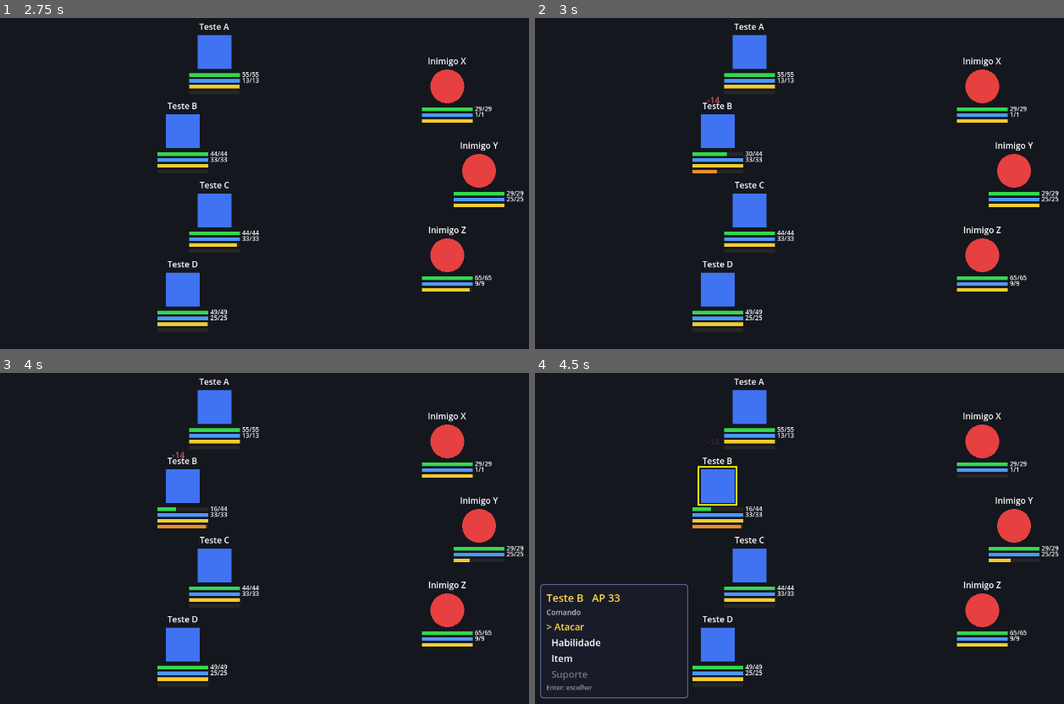
Above: before the commit, frames 1-4 (two rows, left to right).
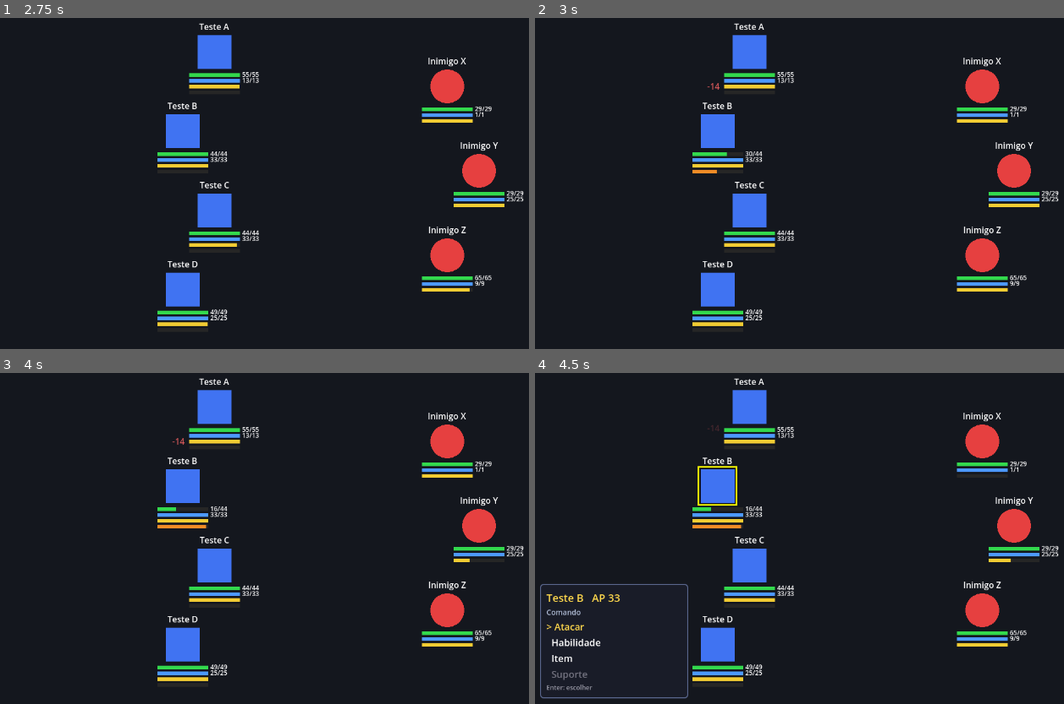
Above: after the commit, the same moments.

Repository: alexzjss/vat
Game: Godot game, scene res://battle/battle_scene.tscn
Same seed, same stepped clock (60 frames per second), same inputs: the game is played once before the commit and once after it. This scene is started directly instead of the project's main scene.
Inputs (mouse positions are in pixels of both pictures, inside the frame that each line leads up to):
- Up to frame 1 (2.75 s): tap Enter (interact) at 0.5, 2 s; move the mouse to (481, 150) at 0.52 s; hold Right (move_right) 0.53-1.25 s; hold Q (flee) 0.53-1.25 s; click (481, 150) at 0.67 s; tap Space at 0.77, 1.25 s; drag from (195, 190) to (296, 246) at 1.27 s; move the mouse to (396, 87) at 2.02 s; hold Right (move_right) from 2.03 s (still down); hold Shift (run) from 2.03 s (still down)
- Up to frame 2 (3 s): release Right (move_right) at 2.75 s; release Shift (run) at 2.75 s; tap Space at 2.75 s; drag from (831, 246) to (661, 113) at 2.77 s
- Up to frame 3 (4 s): tap Enter (interact) at 3.5 s; move the mouse to (outside the picture) at 3.52 s; hold Left (move_left) from 3.53 s (still down); tap Ctrl at 3.6 s; tap Space at 3.77 s
- Up to frame 4 (4.5 s): release Left (move_left) at 4.25 s; drag from (661, 468) to (762, 429) at 4.27 s

Frame 1 is identical in both runs. In frame 2, less than 0.1% of the frame differs, in the area x 32-35%, y 19-26%; in frame 3, less than 0.1%; in frame 4, less than 0.1%.

Commit message:
fix(ui): rotulo SANG e popup acima do nome
Co-Authored-By: Claude Sonnet 5.5 <noreply@anthropic.com>

Diff:
--- a/game/battle/combatant_view.gd
+++ b/game/battle/combatant_view.gd
@@ -24,6 +24,8 @@
 const SELF_DAMAGE_COLOR: Color = Color(1.0, 0.55, 0.45)
 ## Altura (acima do numero) do rotulo de afinidade / nome do efeito.
 const LABEL_LIFT: float = 22.0
+## Os numeros comecam acima do nome e da linha Protegido/Preparando (valor de teste).
+const POPUP_RISE: float = 26.0
 const STATUS_LABELS: Dictionary[StatusDef.Kind, String] = {
 	StatusDef.Kind.POISON: "VEN",
 	StatusDef.Kind.SLEEP: "SONO",
@@ -37,6 +39,7 @@
 	StatusDef.Kind.SILENCE: "SIL",
 	StatusDef.Kind.BLIND: "CEG",
 	StatusDef.Kind.REGEN: "REG",
+	StatusDef.Kind.BLEED: "SANG",
 }
 ## Buff/debuff: abreviação do atributo + sinal da potência (FOR+, VEL-...).
 const ATTR_LABELS: Dictionary[StringName, String] = {
@@ -206,7 +209,7 @@
 	var label := Label.new()
 	label.text = text
 	label.modulate = color
-	label.position = Vector2(-20.0, -SIZE - lift)
+	label.position = Vector2(-20.0, -SIZE - POPUP_RISE - lift)
 	add_child(label)
 	var tw: Tween = label.create_tween()
 	tw.tween_property(label, "position:y", label.position.y - 40.0, 0.8)
--- a/game/tests/test_element_ui.gd
+++ b/game/tests/test_element_ui.gd
@@ -138,6 +138,12 @@
 	var v: CombatantView = _view()
 	v.show_bleed(6)
 	assert_eq(_texts(v), ["-6", "Sangramento"] as Array[String])
+
+func test_bleed_status_has_a_short_hud_label_and_a_menu_name() -> void:
+	var s: StatusDef = Fixtures.status_def(StatusDef.Kind.BLEED, 4, 20)
+	s.id = &"bleed"
+	assert_eq(CombatantView.status_label(ActiveStatus.create(s, &"x", 0)), "SANG")
+	assert_eq(EquipPage.STATUS_NAMES.get(&"bleed"), "Sangramento")
 
 func test_contamination_indicator_hidden_at_zero() -> void:
 	var v: CombatantView = _view()
--- a/game/ui/field_menu/equip_page.gd
+++ b/game/ui/field_menu/equip_page.gd
@@ -18,6 +18,7 @@
 	&"poison": "Veneno", &"veneno": "Veneno", &"sleep": "Sono", &"sono": "Sono",
 	&"paralysis": "Paralisia", &"paralisia": "Paralisia", &"haste": "Pressa", &"pressa": "Pressa",
 	&"slow": "Lentidão", &"lentidao": "Lentidão", &"barrier": "Barreira", &"barreira": "Barreira",
+	&"bleed": "Sangramento", &"sangramento": "Sangramento",
 }
 const UP_COLOR: Color = Color(0.45, 0.95, 0.45)
 const DOWN_COLOR: Color = Color(1.0, 0.45, 0.45)
